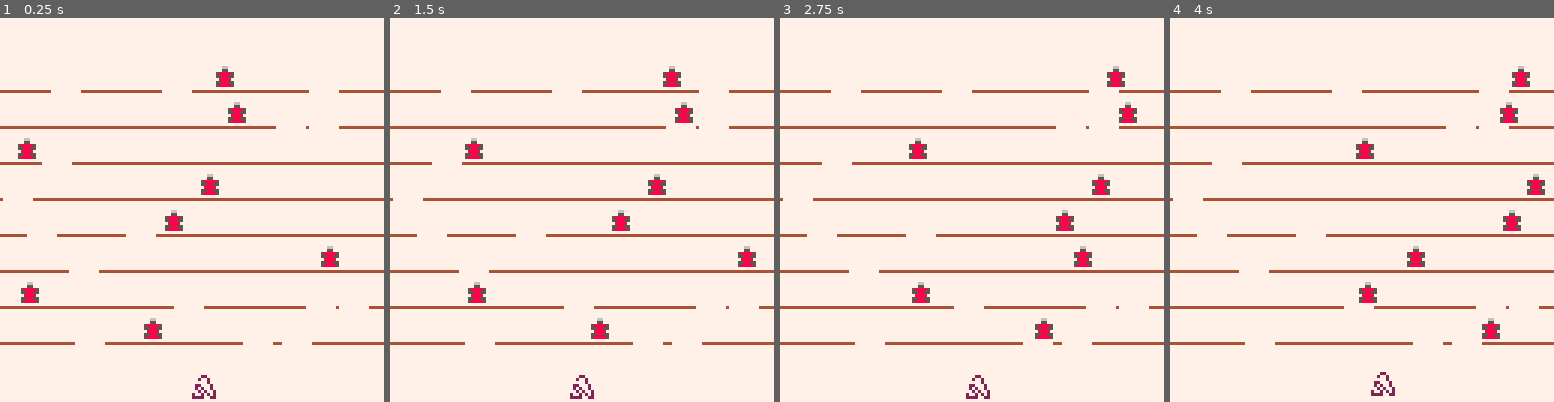
Above: before the commit, frames 1-4 (left to right).
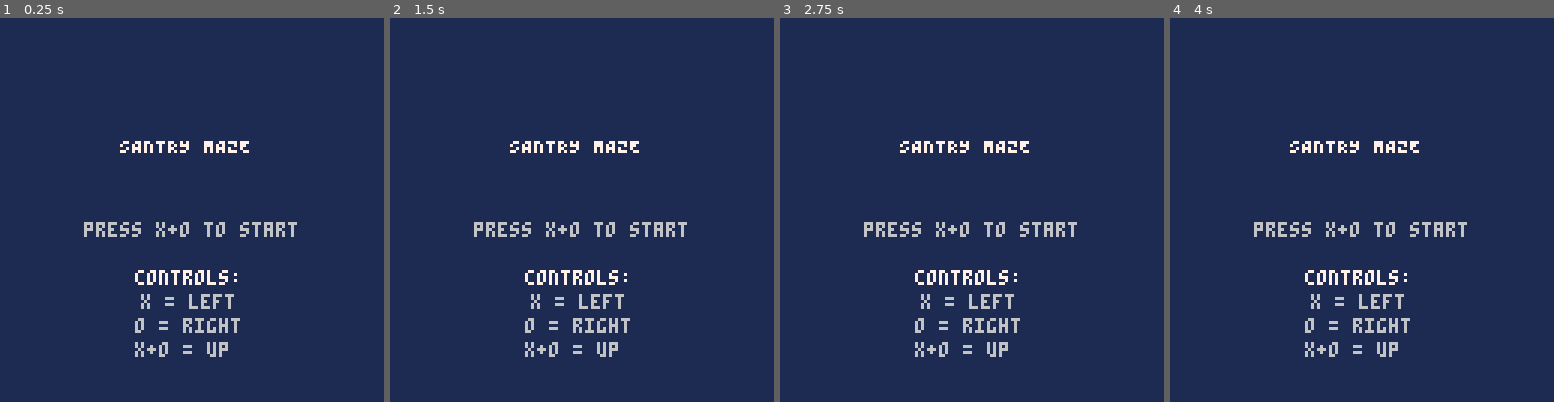
Above: after the commit, the same moments.

Repository: getsentry/hackweek-pico8-game
Game: PICO-8 cartridge games/santry-maze/santry_maze.p8
Same seed, same stepped clock (60 frames per second), same inputs: the game is played once before the commit and once after it.
Inputs:
- Up to frame 1 (0.25 s): no input
- Up to frame 2 (1.5 s): tap O (Z key) at 0.33, 0.7, 1.43 s; tap X (X key) at 1.07 s
- Up to frame 3 (2.75 s): tap X (X key) at 2.07, 2.4, 2.73 s; tap O (Z key) at 2.22 s
- Up to frame 4 (4 s): tap X (X key) at 3.07, 3.4, 3.73 s; tap O (Z key) at 3.1, 3.98 s

The runs differ from the first frame. In frame 1, 99% of the frame differs, in the area x 0-100%, y 0-100%; in frame 2, 99%; in frame 3, 99%; in frame 4, 99%.

Commit message:
updates to santry-maze, build and export are now one command

Diff:
--- a/games/santry-maze/santry_maze.p8
+++ b/games/santry-maze/santry_maze.p8
@@ -3,9 +3,14 @@
 __lua__
 -- vim: sw=2 ts=2 et
 
+-- -1 = title screen
 -- 0/1 = flip/flop (used for slow-mo)
--- 2 = game over
-state=0
+-- 2 = unused (was game over, now goes back to title)
+state=-1
+game_over_flag=false
+sfx_playing=false
+last_volume=0
+current_level=1
 
 player = { x_pos = 64, y_pos = 127 - 8, width = 8, height = 8 }
 walls = {}
@@ -15,19 +20,38 @@
 num_enemies = 8
 row_height = 12
 gap_width = 10
-bg_color = 7
+bg_color = 6
 
 function sign(x)
   -- can't use int division because of femto8
   return x / abs(x)
 end
 
-function _init()
+function reset_game()
+  walls = {}
+  enemies = {}
+  player = { x_pos = 64, y_pos = 127 - 8, width = 8, height = 8 }
+  sfx_playing = false
+  last_volume = 0
+
   wall_i = 1
   for i = 1,num_enemies do
     previous_wall = 0
     gap_position = 0
-    num_gaps = flr(rnd(3) + 1)
+
+    -- determine number of gaps based on level
+    local num_gaps
+    if current_level == 1 then
+      num_gaps = 3  -- level 1: always 3 gaps, no shadows (tutorial)
+    elseif current_level == 2 then
+      num_gaps = 3  -- level 2: always 3 gaps
+    elseif current_level == 3 then
+      num_gaps = flr(rnd(2) + 2)  -- 2-3 gaps
+    elseif current_level == 4 then
+      num_gaps = flr(rnd(2) + 1)  -- 1-2 gaps
+    else
+      num_gaps = 1  -- level 5+ always 1 gap
+    end
     for gap_i = 1,num_gaps do
       -- ensure there's room for this gap and potentially more gaps
       remaining_gaps = num_gaps - gap_i + 1
@@ -59,8 +83,18 @@
   end
 end
 
+function _init()
+  music(0)
+end
+
 function _update()
-  if state == 2 then
+  if state == -1 then
+    if btnp(4) and btnp(5) then
+      music(-1)
+      reset_game()
+      game_over_flag = false
+      state = 0
+    end
     return
   elseif state == 0 then
     state = 1
@@ -100,12 +134,55 @@
   player.x_pos = mid(0, player.x_pos, 127 - player.width)
   player.y_pos = mid(0, player.y_pos, 127 - player.height)
 
-  -- enemy collision
+  -- win condition: reached the top
+  if player.y_pos <= 0 then
+    -- advance to next level
+    current_level += 1
+    sfx(2)  -- play happy level up sound
+    reset_game()
+    return
+  end
+
+  -- enemy collision and proximity
+  local closest_dist = 999
   for enemy in all(enemies) do
+    -- calculate distance to enemy
+    local dx = enemy.x_pos - player.x_pos
+    local dy = enemy.y_pos - player.y_pos
+    local dist = sqrt(dx*dx + dy*dy)
+    closest_dist = min(closest_dist, dist)
+
     -- padding=2 => can overlap by 1-2 pixels
     if collides(enemy, player, 2) then
-      -- game over
-      state = 2
+      -- game over - reset to level 1
+      game_over_flag = true
+      current_level = 1
+      state = -1
+      music(0)
+      sfx(-1)  -- stop proximity sound
+      sfx_playing = false
+      last_volume = 0
+    end
+  end
+
+  -- play proximity sound based on distance
+  if closest_dist < 16 then
+    -- calculate volume based on distance (closer = louder)
+    local volume = flr((16 - closest_dist) / 16 * 7)  -- volume 0-7
+
+    -- restart sound with new volume if distance changed significantly
+    if not sfx_playing or abs(volume - last_volume) > 1 then
+      sfx(-1)  -- stop current sound
+      sfx(1, -1, 0, volume)  -- play with distance-based volume
+      sfx_playing = true
+      last_volume = volume
+    end
+  else
+    -- stop rumble when far away
+    if sfx_playing then
+      sfx(-1)
+      sfx_playing = false
+      last_volume = 0
     end
   end
 
@@ -131,158 +208,240 @@
   return true
 end
 
+function has_line_of_sight(x1, y1, x2, y2)
+  -- check if there's a clear line of sight between two points
+  local dx = abs(x2 - x1)
+  local dy = abs(y2 - y1)
+  local sx = x1 < x2 and 1 or -1
+  local sy = y1 < y2 and 1 or -1
+  local err = dx - dy
+
+  local x, y = x1, y1
+
+  while true do
+    -- check if current position intersects with any wall
+    for wall in all(walls) do
+      if x >= wall.x_pos and x < wall.x_pos + wall.width and
+         y >= wall.y_pos and y < wall.y_pos + wall.height then
+        return false
+      end
+    end
+
+    if x == x2 and y == y2 then
+      return true
+    end
+
+    local e2 = 2 * err
+    if e2 > -dy then
+      err = err - dy
+      x = x + sx
+    end
+    if e2 < dx then
+      err = err + dx
+      y = y + sy
+    end
+  end
+end
+
 function _draw()
-  if state == 2 then
-    rectfill(0,0,127,127,bg_color)
-    print("GAME OVER", 64, 64, 0)
+  if state == -1 then
+    rectfill(0,0,127,127,1)
+    print("SANTRY MAZE", 40, 40, 7)
+    if game_over_flag then
+      print("GAME OVER!", 44, 54, 8)
+    end
+    print("press x+o to start", 28, 68, 6)
+    print("controls:", 45, 84, 7)
+    print("x = left", 47, 92, 6)
+    print("o = right", 45, 100, 6)
+    print("x+o = up", 45, 108, 6)
   else
     rectfill(0,0,127,127,bg_color)
+
+    local px = player.x_pos + 4
+    local py = player.y_pos + 4
+
+    -- draw walls
     for wall in all(walls) do
       rectfill(wall.x_pos,wall.y_pos,wall.x_pos + wall.width - 1,wall.y_pos + wall.height - 1,100)
     end
 
+    -- draw enemies only if visible
     for data in all(enemies) do
       spr(2,data.x_pos, data.y_pos)
     end
 
+    -- draw shadows over walls and enemies
+    -- but only if not level 1 (tutorial)
+    if current_level > 1 then
+      for wall in all(walls) do
+        if wall.y_pos < py then
+          -- wall is above player, cast shadow upward
+          rectfill(wall.x_pos, 0, wall.x_pos + wall.width - 1, wall.y_pos - 1, 0)
+        end
+      end
+    end
+
+    -- draw checkered goal band at top (2 rows)
+    for y=0,1 do
+      for x=0,127,4 do
+        local checker = (flr(x/4) + y) % 2
+        if checker == 0 then
+          rectfill(x, y*4, x+3, y*4+3, 0)  -- black squares
+        else
+          rectfill(x, y*4, x+3, y*4+3, 7)  -- white squares
+        end
+      end
+    end
+
+    -- draw player
     spr(1,player.x_pos,player.y_pos)
+
+    -- display level
+    print("level " .. current_level, 2, 10, 7)  -- moved down to avoid goal band
   end
 end
 __gfx__
-00000000000220007776677700000000000000000000000000000000000000000000000000000000000000000000000000000000000000000000000000000000
-00000000002002007775577700000000000000000000000000000000000000000000000000000000000000000000000000000000000000000000000000000000
-00000000000002007588885700000000000000000000000000000000000000000000000000000000000000000000000000000000000000000000000000000000
-00000000022000207558855700000000000000000000000000000000000000000000000000000000000000000000000000000000000000000000000000000000
-00000000020200207788887700000000000000000000000000000000000000000000000000000000000000000000000000000000000000000000000000000000
-00000000002020027558855700000000000000000000000000000000000000000000000000000000000000000000000000000000000000000000000000000000
-00000000200202027588885700000000000000000000000000000000000000000000000000000000000000000000000000000000000000000000000000000000
-00000000222200227777777700000000000000000000000000000000000000000000000000000000000000000000000000000000000000000000000000000000
-…(129 lines of a section not shown)…
+00000000000220000000000000000000000000000000000000000000000000000000000000000000000000000000000000000000000000000000000000000000
+00000000002002000005500000000000000000000000000000000000000000000000000000000000000000000000000000000000000000000000000000000000
+00000000000002000588885000000000000000000000000000000000000000000000000000000000000000000000000000000000000000000000000000000000
+00000000022000200558855000000000000000000000000000000000000000000000000000000000000000000000000000000000000000000000000000000000
+00000000020200200088880000000000000000000000000000000000000000000000000000000000000000000000000000000000000000000000000000000000
+00000000002020020558855000000000000000000000000000000000000000000000000000000000000000000000000000000000000000000000000000000000
+00000000200202020588885000000000000000000000000000000000000000000000000000000000000000000000000000000000000000000000000000000000
+00000000222200220000000000000000000000000000000000000000000000000000000000000000000000000000000000000000000000000000000000000000
+…(135 lines of a section not shown)…
--- a/games/santry-maze/src/0.init.lua
+++ b/games/santry-maze/src/0.init.lua
@@ -1,8 +1,13 @@
 -- vim: sw=2 ts=2 et
 
+-- -1 = title screen
 -- 0/1 = flip/flop (used for slow-mo)
--- 2 = game over
-state=0
+-- 2 = unused (was game over, now goes back to title)
+state=-1
+game_over_flag=false
+sfx_playing=false
+last_volume=0
+current_level=1
 
 player = { x_pos = 64, y_pos = 127 - 8, width = 8, height = 8 }
 walls = {}
@@ -12,19 +17,38 @@
 num_enemies = 8
 row_height = 12
 gap_width = 10
-bg_color = 7
+bg_color = 6
 
 function sign(x)
   -- can't use int division because of femto8
   return x / abs(x)
 end
 
-function _init()
+function reset_game()
+  walls = {}
+  enemies = {}
+  player = { x_pos = 64, y_pos = 127 - 8, width = 8, height = 8 }
+  sfx_playing = false
+  last_volume = 0
+
   wall_i = 1
   for i = 1,num_enemies do
     previous_wall = 0
     gap_position = 0
-    num_gaps = flr(rnd(3) + 1)
+
+    -- determine number of gaps based on level
+    local num_gaps
+    if current_level == 1 then
+      num_gaps = 3  -- level 1: always 3 gaps, no shadows (tutorial)
+    elseif current_level == 2 then
+      num_gaps = 3  -- level 2: always 3 gaps
+    elseif current_level == 3 then
+      num_gaps = flr(rnd(2) + 2)  -- 2-3 gaps
+    elseif current_level == 4 then
+      num_gaps = flr(rnd(2) + 1)  -- 1-2 gaps
+    else
+      num_gaps = 1  -- level 5+ always 1 gap
+    end
     for gap_i = 1,num_gaps do
       -- ensure there's room for this gap and potentially more gaps
       remaining_gaps = num_gaps - gap_i + 1
@@ -56,8 +80,18 @@
   end
 end
 
+function _init()
+  music(0)
+end
+
 function _update()
-  if state == 2 then
+  if state == -1 then
+    if btnp(4) and btnp(5) then
+      music(-1)
+      reset_game()
+      game_over_flag = false
+      state = 0
+    end
     return
   elseif state == 0 then
     state = 1
@@ -97,12 +131,55 @@
   player.x_pos = mid(0, player.x_pos, 127 - player.width)
   player.y_pos = mid(0, player.y_pos, 127 - player.height)
 
-  -- enemy collision
+  -- win condition: reached the top
+  if player.y_pos <= 0 then
+    -- advance to next level
+    current_level += 1
+    sfx(2)  -- play happy level up sound
+    reset_game()
+    return
+  end
+
+  -- enemy collision and proximity
+  local closest_dist = 999
   for enemy in all(enemies) do
+    -- calculate distance to enemy
+    local dx = enemy.x_pos - player.x_pos
+    local dy = enemy.y_pos - player.y_pos
+    local dist = sqrt(dx*dx + dy*dy)
+    closest_dist = min(closest_dist, dist)
+
     -- padding=2 => can overlap by 1-2 pixels
     if collides(enemy, player, 2) then
-      -- game over
-      state = 2
+      -- game over - reset to level 1
+      game_over_flag = true
+      current_level = 1
+      state = -1
+      music(0)
+      sfx(-1)  -- stop proximity sound
+      sfx_playing = false
+      last_volume = 0
+    end
+  end
+
+  -- play proximity sound based on distance
+  if closest_dist < 16 then
+    -- calculate volume based on distance (closer = louder)
+    local volume = flr((16 - closest_dist) / 16 * 7)  -- volume 0-7
+
+    -- restart sound with new volume if distance changed significantly
+    if not sfx_playing or abs(volume - last_volume) > 1 then
+      sfx(-1)  -- stop current sound
+      sfx(1, -1, 0, volume)  -- play with distance-based volume
+      sfx_playing = true
+      last_volume = volume
+    end
+  else
+    -- stop rumble when far away
+    if sfx_playing then
+      sfx(-1)
+      sfx_playing = false
+      last_volume = 0
     end
   end
 
@@ -128,20 +205,96 @@
   return true
 end
 
+function has_line_of_sight(x1, y1, x2, y2)
+  -- check if there's a clear line of sight between two points
+  local dx = abs(x2 - x1)
+  local dy = abs(y2 - y1)
+  local sx = x1 < x2 and 1 or -1
+  local sy = y1 < y2 and 1 or -1
+  local err = dx - dy
+
+  local x, y = x1, y1
+
+  while true do
+    -- check if current position intersects with any wall
+    for wall in all(walls) do
+      if x >= wall.x_pos and x < wall.x_pos + wall.width and
+         y >= wall.y_pos and y < wall.y_pos + wall.height then
+        return false
+      end
+    end
+
+    if x == x2 and y == y2 then
+      return true
+    end
+
+    local e2 = 2 * err
+    if e2 > -dy then
+      err = err - dy
+      x = x + sx
+    end
+    if e2 < dx then
+      err = err + dx
+      y = y + sy
+    end
+  end
+end
+
 function _draw()
-  if state == 2 then
-    rectfill(0,0,127,127,bg_color)
-    print("GAME OVER", 64, 64, 0)
+  if state == -1 then
+    rectfill(0,0,127,127,1)
+    print("SANTRY MAZE", 40, 40, 7)
+    if game_over_flag then
+      print("GAME OVER!", 44, 54, 8)
+    end
+    print("press x+o to start", 28, 68, 6)
+    print("controls:", 45, 84, 7)
+    print("x = left", 47, 92, 6)
+    print("o = right", 45, 100, 6)
+    print("x+o = up", 45, 108, 6)
   else
     rectfill(0,0,127,127,bg_color)
+
+    local px = player.x_pos + 4
+    local py = player.y_pos + 4
+
+    -- draw walls
     for wall in all(walls) do
       rectfill(wall.x_pos,wall.y_pos,wall.x_pos + wall.width - 1,wall.y_pos + wall.height - 1,100)
     end
 
+    -- draw enemies only if visible
     for data in all(enemies) do
       spr(2,data.x_pos, data.y_pos)
     end
 
+    -- draw shadows over walls and enemies
+    -- but only if not level 1 (tutorial)
+    if current_level > 1 then
+      for wall in all(walls) do
+        if wall.y_pos < py then
+          -- wall is above player, cast shadow upward
+          rectfill(wall.x_pos, 0, wall.x_pos + wall.width - 1, wall.y_pos - 1, 0)
+        end
+      end
+    end
+
+    -- draw checkered goal band at top (2 rows)
+    for y=0,1 do
+      for x=0,127,4 do
+        local checker = (flr(x/4) + y) % 2
+        if checker == 0 then
+          rectfill(x, y*4, x+3, y*4+3, 0)  -- black squares
+        else
+          rectfill(x, y*4, x+3, y*4+3, 7)  -- white squares
+        end
+      end
+    end
+
+    -- draw player
     spr(1,player.x_pos,player.y_pos)
-  end
-end
+
+    -- display level
+    print("level " .. current_level, 2, 10, 7)  -- moved down to avoid goal band
+  end
+end
Not shown, changed: the music (__music__) section of games/santry-maze/santry_maze.p8
Not shown, changed: the sound effects (__sfx__) section of games/santry-maze/santry_maze.p8
Not shown, changed: README.md
Not shown, changed: exports/santry-maze.js
Not shown, changed: scripts/build.sh
Not shown, removed: scripts/export.sh
